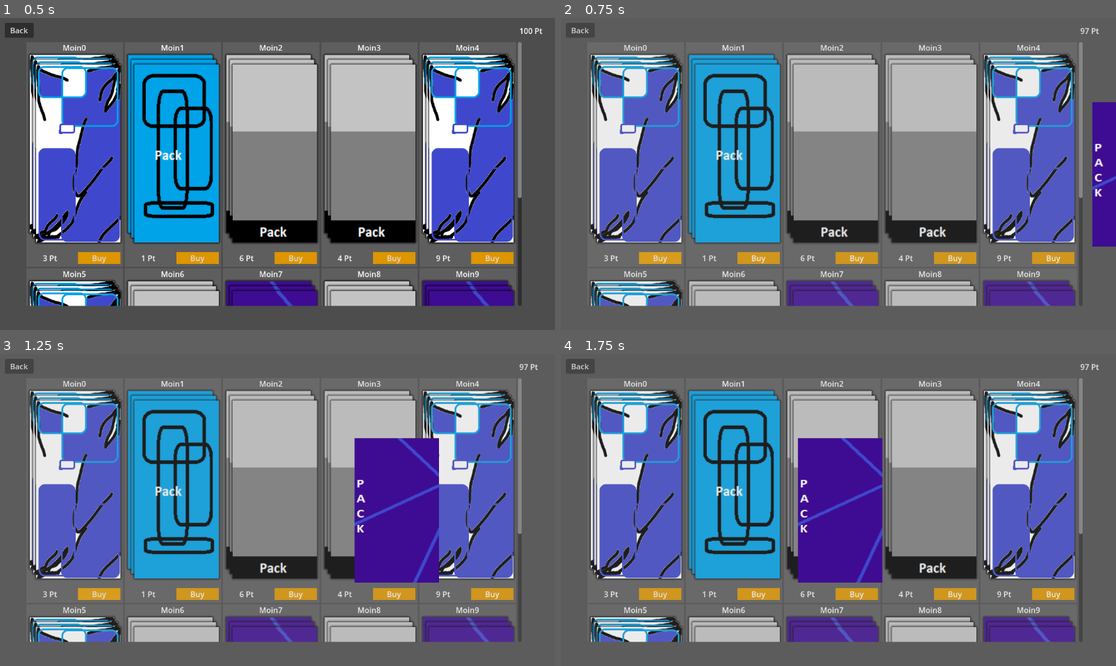
Above: before the commit, frames 1-4 (two rows, left to right).
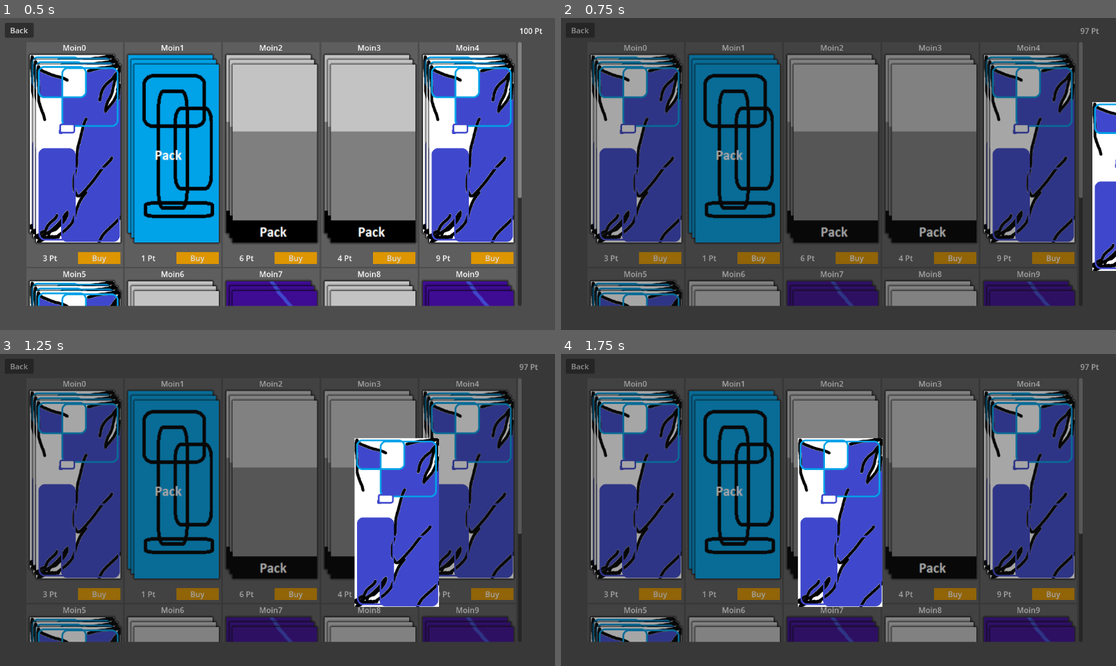
Above: after the commit, the same moments.

Repository: jamklex/first_game
Game: Godot game, scene res://scenes/packages.tscn
Same seed, same stepped clock (60 frames per second), same inputs: the game is played once before the commit and once after it. This scene is started directly instead of the project's main scene. The engine's default icon, where the game draws it, is replaced by a stand-in: a white triangle on a blue panel in a dark square.
Inputs:
- Up to frame 1 (0.5 s): no input
- Up to frame 2 (0.75 s): click "Buy" at 0.5 s
- Up to frame 3 (1.25 s): no input
- Up to frame 4 (1.75 s): click "Buy" at 1.25 s

Frame 1 is identical in both runs. In frame 2, 95% of the frame differs, in the area x 0-100%, y 0-100%; in frame 3, 96%; in frame 4, 96%.

Commit message:
packages

Diff:
--- /dev/null
+++ b/Deck_Defense/prefabs/packageCard.tscn
@@ -0,0 +1,13 @@
+[gd_scene load_steps=3 format=3 uid="uid://dnb71k1vf61sw"]
+
+[ext_resource type="Script" path="res://scripts/packageCard.gd" id="1_12ls2"]
+[ext_resource type="PackedScene" uid="uid://3xco5eyd0ms2" path="res://prefabs/card.tscn" id="1_yarcp"]
+
+[node name="packageCard" type="Control"]
+layout_mode = 3
+anchors_preset = 0
+script = ExtResource("1_12ls2")
+
+[node name="Card" parent="." instance=ExtResource("1_yarcp")]
+layout_mode = 0
+anchors_preset = 0
--- a/Deck_Defense/scenes/packages.tscn
+++ b/Deck_Defense/scenes/packages.tscn
@@ -120,7 +120,7 @@
 bg_color = Color(0.301961, 0.301961, 0.301961, 1)
 
 [sub_resource type="StyleBoxFlat" id="StyleBoxFlat_sb28g"]
-bg_color = Color(0.6, 0.6, 0.6, 0.2)
+bg_color = Color(0.0862745, 0.0862745, 0.0862745, 0.384314)
 
 [sub_resource type="StyleBoxFlat" id="StyleBoxFlat_gtfl1"]
 bg_color = Color(0.133333, 0.133333, 0.133333, 1)
@@ -242,30 +242,32 @@
 
 [node name="package" type="TextureRect" parent="resultWindow"]
 layout_mode = 1
-anchors_preset = 8
-anchor_left = 0.5
+anchors_preset = 6
+anchor_left = 1.0
 anchor_top = 0.5
-anchor_right = 0.5
+anchor_right = 1.0
 anchor_bottom = 0.5
-offset_left = 649.0
+offset_left = 73.0
 offset_top = -149.0
-offset_right = 824.0
+offset_right = 248.0
 offset_bottom = 151.0
-grow_horizontal = 2
+grow_horizontal = 0
 grow_vertical = 2
 texture = ExtResource("3_q0n6v")
+expand_mode = 5
 
 [node name="cardWindow" type="Panel" parent="resultWindow"]
 clip_contents = true
-layout_mode = 0
-anchor_left = 0.1
-anchor_top = 0.1
-anchor_right = 0.9
-anchor_bottom = 0.9
-offset_left = 464.8
-offset_top = 235.2
-offset_right = -456.8
-offset_bottom = -278.2
+layout_mode = 1
+anchors_preset = 15
+anchor_right = 1.0
+anchor_bottom = 1.0
+offset_left = 580.0
+offset_top = 300.0
+offset_right = -572.0
+offset_bottom = -348.0
+grow_horizontal = 2
+grow_vertical = 2
 theme_override_styles/panel = SubResource("StyleBoxFlat_gtfl1")
 
 [node name="close" type="Button" parent="resultWindow/cardWindow"]
--- a/Deck_Defense/scripts/package.gd
+++ b/Deck_Defense/scripts/package.gd
@@ -20,6 +20,7 @@
 var availableColor = Color.WHITE
 var notAvailableColor = Color.BLACK
 var soldLayer:Panel
+var coverTexture:Texture2D
 
 
 func _ready():
@@ -41,6 +42,7 @@
 
 func setCover(imagePath):
 	var texture = load(imagePath) as Texture2D
+	coverTexture = texture
 	var packHolder = get_node("main/packs") as Control
 	for child in packHolder.get_children():
 		var coverHolder = child as Panel
--- /dev/null
+++ b/Deck_Defense/scripts/packageCard.gd
@@ -0,0 +1,17 @@
+extends Control
+
+class_name PackageCard
+
+var card:Control
+# Called when the node enters the scene tree for the first time.
+func _ready():
+	card = get_node("Card") as Control
+	custom_minimum_size = card.custom_minimum_size
+
+
+# Called every frame. 'delta' is the elapsed time since the previous frame.
+#func _process(delta):
+#	pass
+
+func setVisibility(newVisibility:bool):
+	card.visible = newVisibility
--- a/Deck_Defense/scripts/packages.gd
+++ b/Deck_Defense/scripts/packages.gd
@@ -4,7 +4,7 @@
 var pointsLabel:Label
 var packageHolder: GridContainer
 var packageScene:PackedScene
-var cardScene:PackedScene
+var packageCardScene:PackedScene
 var points = 100
 var packages = []
 var minPackageWidth = -1
@@ -30,7 +30,7 @@
 	resultCardHolder = resultWindow.get_node("cardWindow/scrollWrapper/CenterContainer/cardHolder")
 	animationPackage = resultWindow.get_node("package")
 	packageScene = load("res://prefabs/package.tscn")
-	cardScene = load("res://prefabs/card.tscn")
+	packageCardScene = load("res://prefabs/packageCard.tscn")
 	_loadPackages()
 	_refreshPoints()
 	_afterResize()
@@ -76,12 +76,15 @@
 	selectedPackage.numberOfPacks -= 1
 	_refreshPoints()
 	_refreshPackages()
+	var scrollWrapper = resultCardHolder.get_parent().get_parent() as ScrollContainer
+	scrollWrapper.vertical_scroll_mode = ScrollContainer.SCROLL_MODE_DISABLED
 	for i in rng.randi_range(1,50):
-		var newCard = cardScene.instantiate() as Control
-#		newCard.visible = false
-#		print(newCard.pos)
-		resultCardHolder.add_child(newCard)
+		var packageCard = packageCardScene.instantiate() as PackageCard
+		resultCardHolder.add_child(packageCard)
+		packageCard.setVisibility(false)
 	setCardHolderColumns()
+	var animationPackage = get_node("resultWindow/package") as TextureRect
+	animationPackage.texture = selectedPackage.coverTexture
 	animationPlayer.queue("openingPackage/1_packageAppears")
 	animationPlayer.queue("openingPackage/2_openCardWindow")
 	resultWindow.visible = true
@@ -153,19 +156,20 @@
 	var freeWidth = width - usedWidth
 	var neededSeparation = freeWidth / (columns-1)
 	packageHolder.add_theme_constant_override("h_separation", neededSeparation)
-#	print(columns)
-#	var separation = packageHolder.get_constant("h_separation")
-#	separation += 1
-#	print(separation)
 
 
 func _on_animation_player_animation_finished(anim_name):
 	print("finished animation")
-#	for c in resultCardHolder.get_children():
-#		var child = c as Control
-#		child.visible = true
-#		var x = child.global_position.x
-#		var y = child.global_position.y
-#		print(child.position)
-#		var tween = create_tween()
-#		tween.tween_property(child, "global_position", Vector2(0,0), 1.0)
+	var scrollWrapper = resultCardHolder.get_parent().get_parent() as ScrollContainer
+	var prevTeen = null
+	var tween = create_tween()
+	var baseTime = 0.5
+	var curCard = 1.0
+	for c in resultCardHolder.get_children():
+		var packageCard = c as PackageCard
+		var targetPos = packageCard.position
+		packageCard.position = Vector2(300,-350)
+		tween.chain().tween_property(packageCard, "position", targetPos, max(baseTime/curCard,0.1))
+		packageCard.setVisibility(true)
+		curCard += 1.0
+	scrollWrapper.vertical_scroll_mode = ScrollContainer.SCROLL_MODE_AUTO
